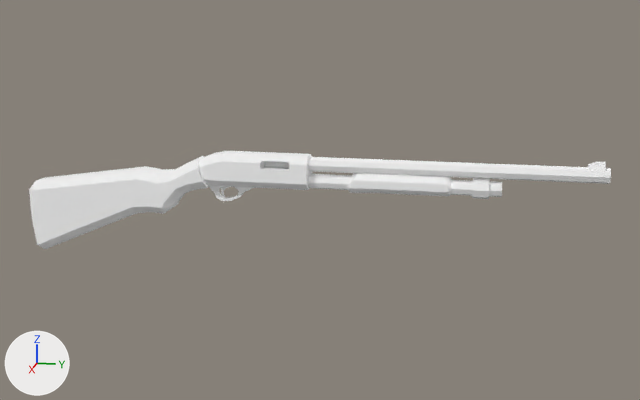
The glTF model godot/assets/models/guns/shotgun.glb, before and after one commit.
Camera for both pictures: a camera (50 mm lens) standing at (1.441, 0.32, 0.375) and looking at (-0.009, 0.03, 0.013). The lights are fixed; the arrows at lower left show +X, +Y and +Z. The older version comes first. Where no turn or scale is listed for an object, it has been applied to the vertices.

The scene before the commit, as lines of its bpy script (objects in view):
```python
mat_barrels = principled_material('Barrels')
mat_barrels.base_color = (1.0, 1.0, 1.0)  # white #ffffff
mat_barrels.metallic = 1.0
mat_barrels.roughness = 1.0
mat_black = principled_material('Black')
mat_black.base_color = (1.0, 1.0, 1.0)  # white #ffffff
mat_black.metallic = 1.0
mat_black.roughness = 1.0
mat_darkmetal = principled_material('DarkMetal')
mat_darkmetal.base_color = (1.0, 1.0, 1.0)  # white #ffffff
mat_darkmetal.metallic = 1.0
mat_darkmetal.roughness = 1.0
me_cylinder = bpy.data.meshes.new('Cylinder')
me_cylinder.from_pydata(...)  # 519 vertices, 1030 faces; spans x -0.052..0.004, y -0.591..0.409, z -0.149..0.049
# faces by material slot: [54, 54, 36, 516, 146, 224]
me_cylinder.materials.append(mat_bulletred)  # white #ffffff
me_cylinder.materials.append(mat_bulletyellow)  # white #ffffff
me_cylinder.materials.append(mat_trigger)  # white #ffffff
me_cylinder.materials.append(mat_black)  # white #ffffff
me_cylinder.materials.append(mat_darkmetal)  # white #ffffff
me_cylinder.materials.append(mat_barrels)  # white #ffffff
ob_shotgun = bpy.data.objects.new('Shotgun', me_cylinder)
ob_shotgun.location = (0.024, 0.091, 0.05)
```
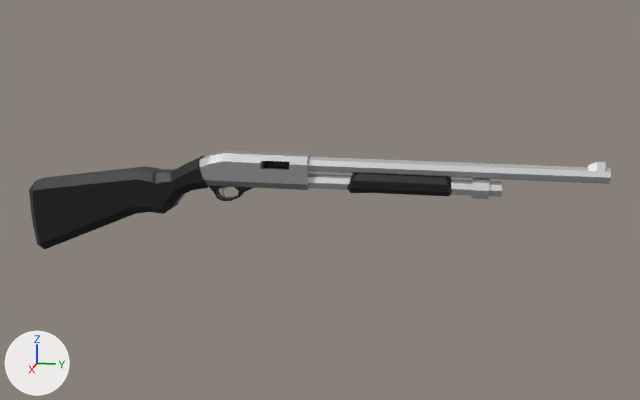
What differs and where, as boxes [x1, y1, x2, y2] in the pictures (640 x 400 px):
'Shotgun', recoloured, surface changed (white to grey)
    both: [29, 151, 611, 249]

The edits, one by one:
Material 'Black' (mat_black) changes colour from white #ffffff to dark grey #353535; in linear values from (1.0, 1.0, 1.0) to (0.0352, 0.0352, 0.0352).
In material 'Black' (mat_black), roughness goes from 1.0 to 0.42.
Material 'DarkMetal' (mat_darkmetal) changes colour from white #ffffff to grey #b1b1b1; in linear values from (1.0, 1.0, 1.0) to (0.439, 0.439, 0.439).
In material 'DarkMetal' (mat_darkmetal), roughness goes from 1.0 to 0.42.
Material 'Barrels' (mat_barrels) changes colour from white #ffffff to light grey #d3d3d3; in linear values from (1.0, 1.0, 1.0) to (0.65, 0.65, 0.65).
In material 'Barrels' (mat_barrels), roughness goes from 1.0 to 0.42.
